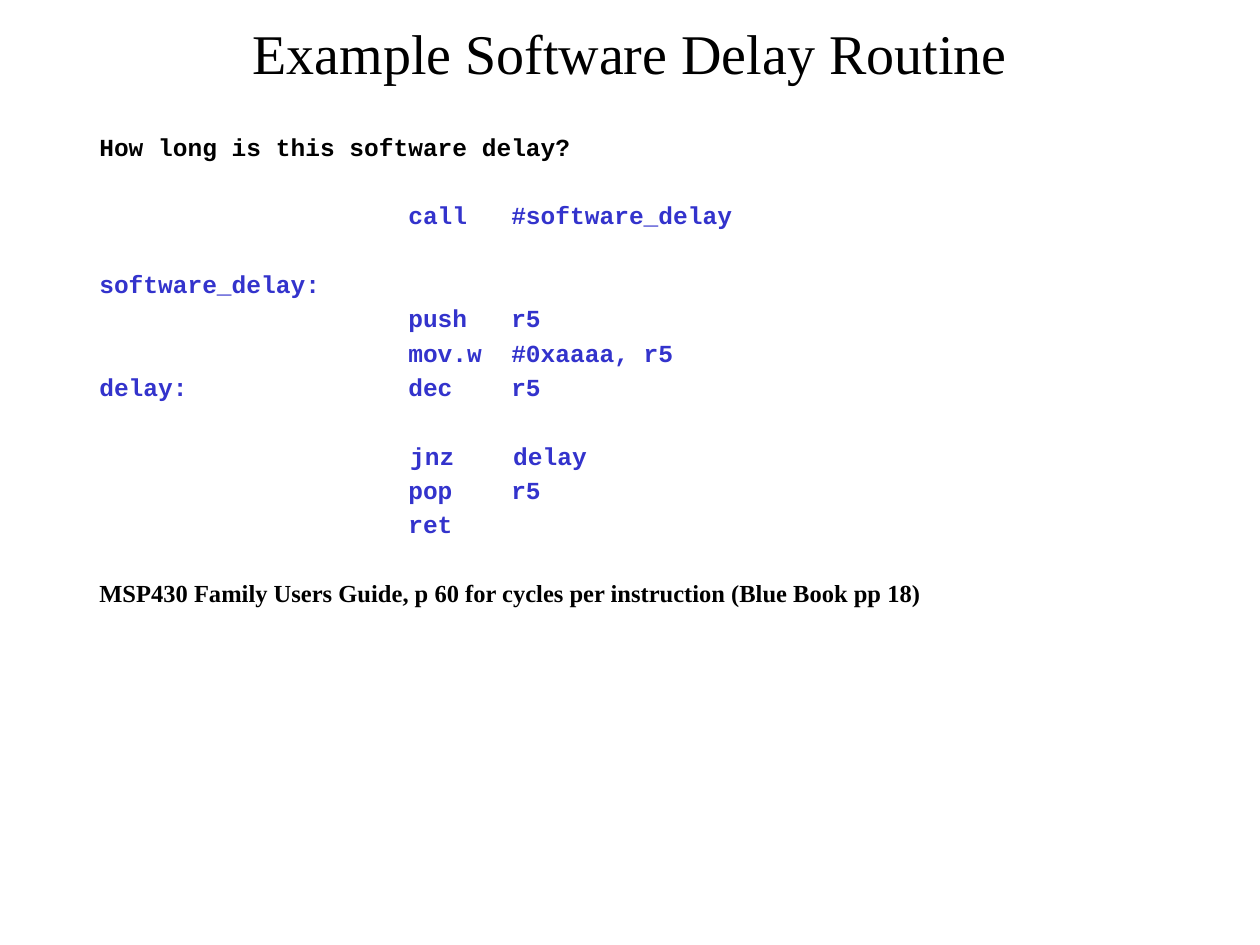
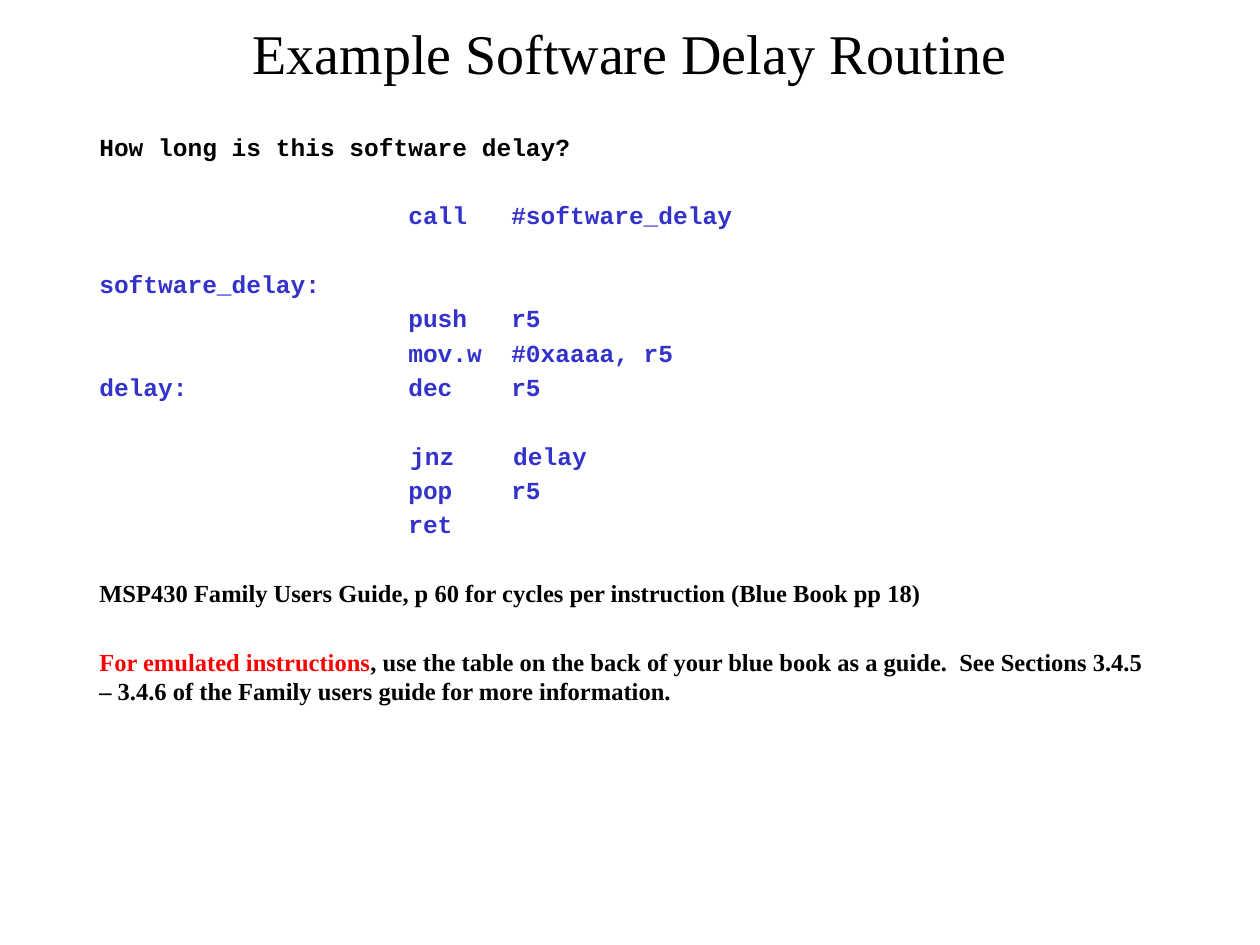
Before and after one commit to pw4rn3r/ECE382, a slide deck: slide 14 of notes/L14/Lsn14.pptx. Drawn at 1260x945 pixels with LibreOffice and Linux fonts; fonts in the diff are those of the drawing. Boxes give left, top, right and bottom in pixels: in the first picture for what was removed or moved away, otherwise in the second. Text is boxed around its words. In the diff, an @@ line names an element or a change of style, - is before the commit and + after.

```diff
--- a/notes/L14/Lsn14.pptx
+++ b/notes/L14/Lsn14.pptx
@@ text at (x1=99, y1=653, x2=1142, y2=706): paragraph added @@
+For emulated instructions, use the table on the back of your blue book as a guide. See Sections 3.4.5 – 3.4.6 of the Family users guide for more information.
```
Also in this commit, not shown: 4 other slides changed.
